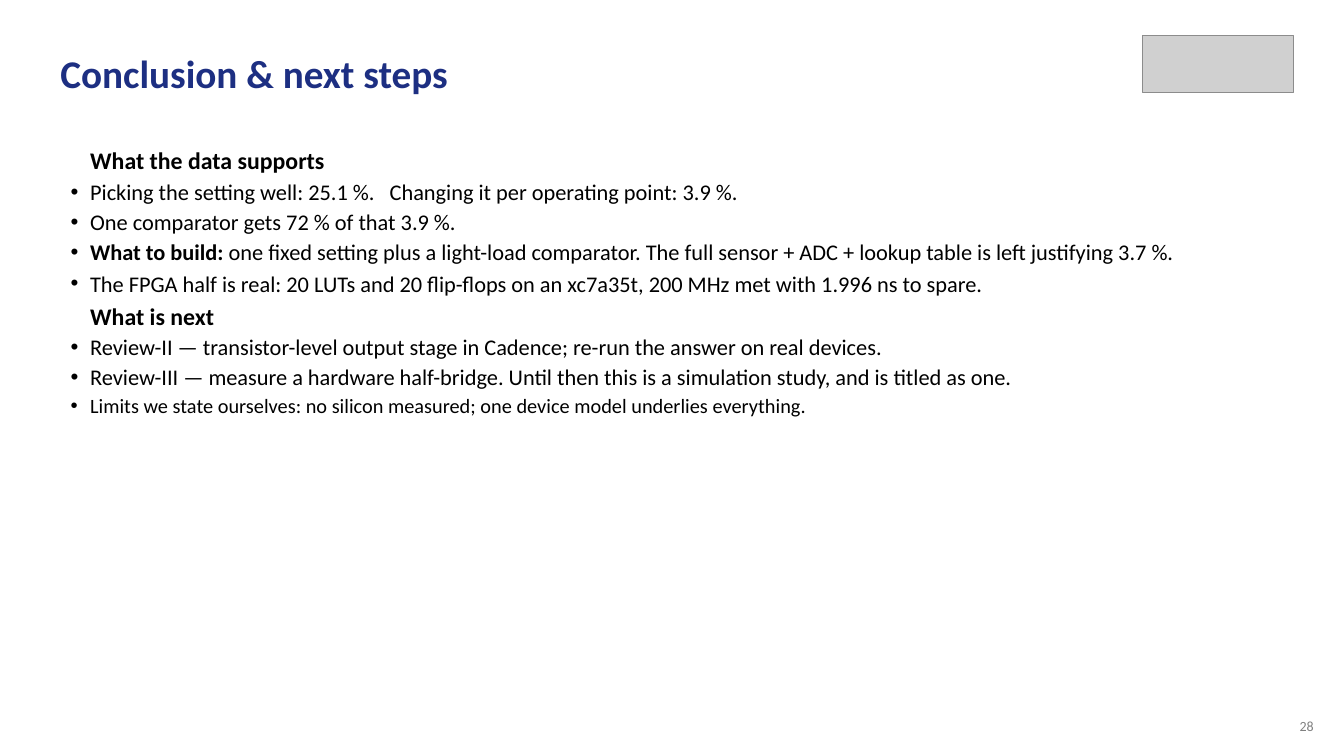
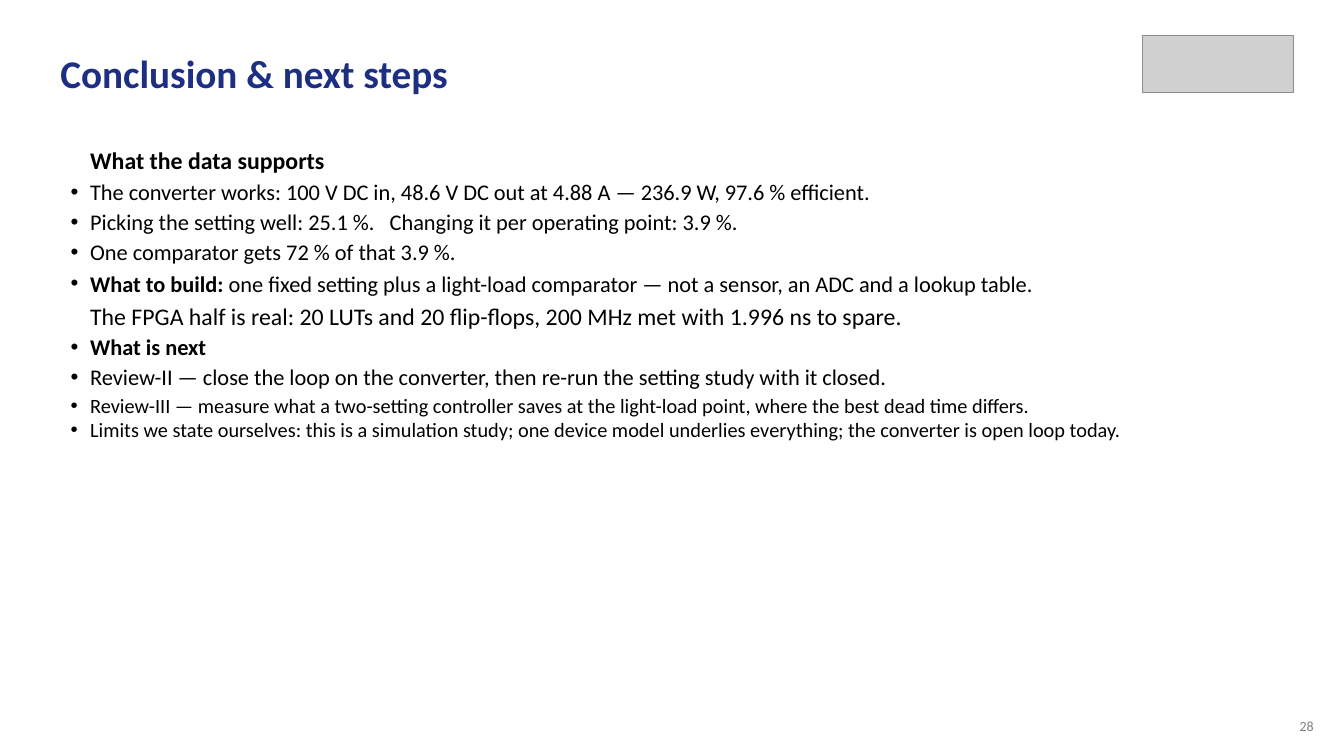
Before and after one commit to Amritha902/gan-driver, a slide deck: slide 28 of review/Review1_GaN_Segmented_Gate_Driver.pptx. Drawn at 1344x756 pixels with LibreOffice and Linux fonts; fonts in the diff are those of the drawing; grey boxes stand for pictures. Boxes give left, top, right and bottom in pixels: in the first picture for what was removed or moved away, otherwise in the second. Text is boxed around its words. In the diff, an @@ line names an element or a change of style, - is before the commit and + after.

```diff
--- a/review/Review1_GaN_Segmented_Gate_Driver.pptx
+++ b/review/Review1_GaN_Segmented_Gate_Driver.pptx
@@ text at [90,184,869,203]: paragraph added @@
+• The converter works: 100 V DC in, 48.6 V DC out at 4.88 A — 236.9 W, 97.6 % efficient.
@@ text at [90,244,429,355]: size 17 to 16 pt in "What is next"; more space between paragraphs; bullet none to • @@
@@ text at [90,276,1033,329]: text changed @@
-• What to build: one fixed setting plus a light-load comparator. The full sensor + ADC + lookup table is left justifying 3.7 %.
-• The FPGA half is real: 20 LUTs and 20 flip-flops on an xc7a35t, 200 MHz met with 1.996 ns to spare.
+• What to build: one fixed setting plus a light-load comparator — not a sensor, an ADC and a lookup table.
+The FPGA half is real: 20 LUTs and 20 flip-flops, 200 MHz met with 1.996 ns to spare.
@@ text at [90,369,1120,441]: text changed; size 16 to 14.5 pt @@
-• Review-II — transistor-level output stage in Cadence; re-run the answer on real devices.
-• Review-III — measure a hardware half-bridge. Until then this is a simulation study, and is titled as one.
-• Limits we state ourselves: no silicon measured; one device model underlies everything.
+• Review-II — close the loop on the converter, then re-run the setting study with it closed.
+• Review-III — measure what a two-setting controller saves at the light-load point, where the best dead time differs.
+• Limits we state ourselves: this is a simulation study; one device model underlies everything; the converter is open loop today.
```
Also in this commit, not shown: 10 other slides changed, 1 slide added, 1 slide removed, 15 other files.
